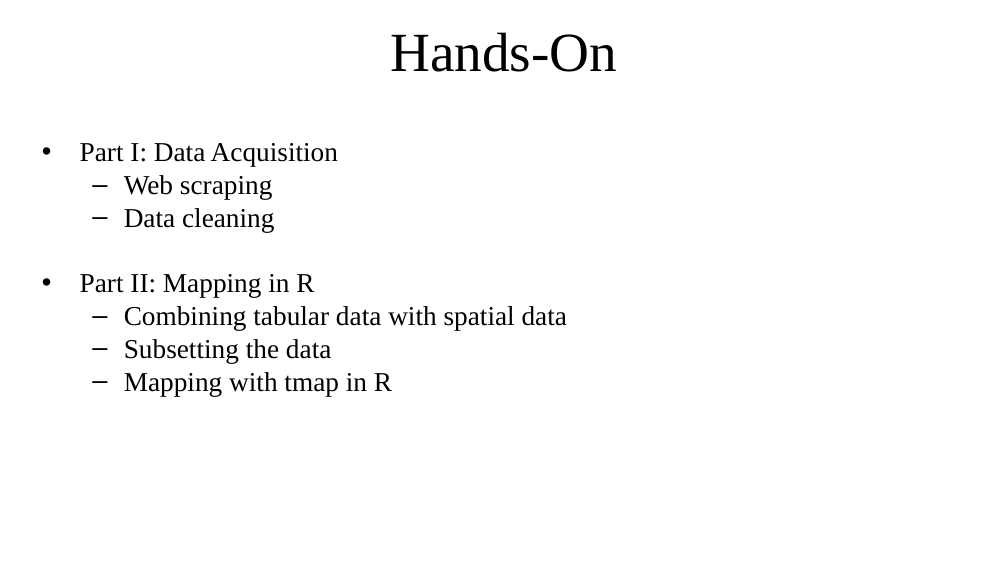
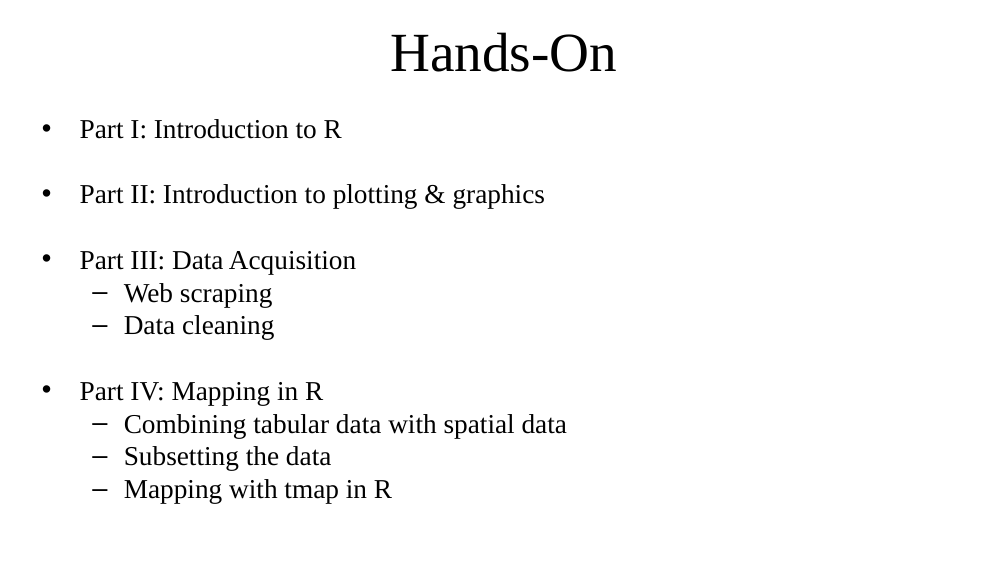
Before and after one commit to RAJohansen/DataDay2019, a slide deck: slide 14 of Resources/Mapping Social Vulnerability Workshop.pptx. Drawn at 1008x567 pixels with LibreOffice and Linux fonts; fonts in the diff are those of the drawing; background and template pictures are left out. Boxes give left, top, right and bottom in pixels: in the first picture for what was removed or moved away, otherwise in the second. Text is boxed around its words. In the diff, an @@ line names an element or a change of style, - is before the commit and + after.

```diff
--- a/Resources/Mapping Social Vulnerability Workshop.pptx
+++ b/Resources/Mapping Social Vulnerability Workshop.pptx
@@ text "Part I: Introduction to R" moved from (x1=80, y1=143, x2=567, y2=396) to (x1=80, y1=119, x2=567, y2=503) @@
@@ text at (x1=80, y1=119, x2=545, y2=274): text changed @@
-• Part I: Data Acquisition
+• Part I: Introduction to R
+• Part II: Introduction to plotting & graphics
+• Part III: Data Acquisition
@@ text at (x1=80, y1=382, x2=323, y2=405): text changed @@
-• Part II: Mapping in R
+• Part IV: Mapping in R
```
Also in this commit, not shown: 4 other slides changed, 1 slide added, 1 slide removed, 1 other file.
